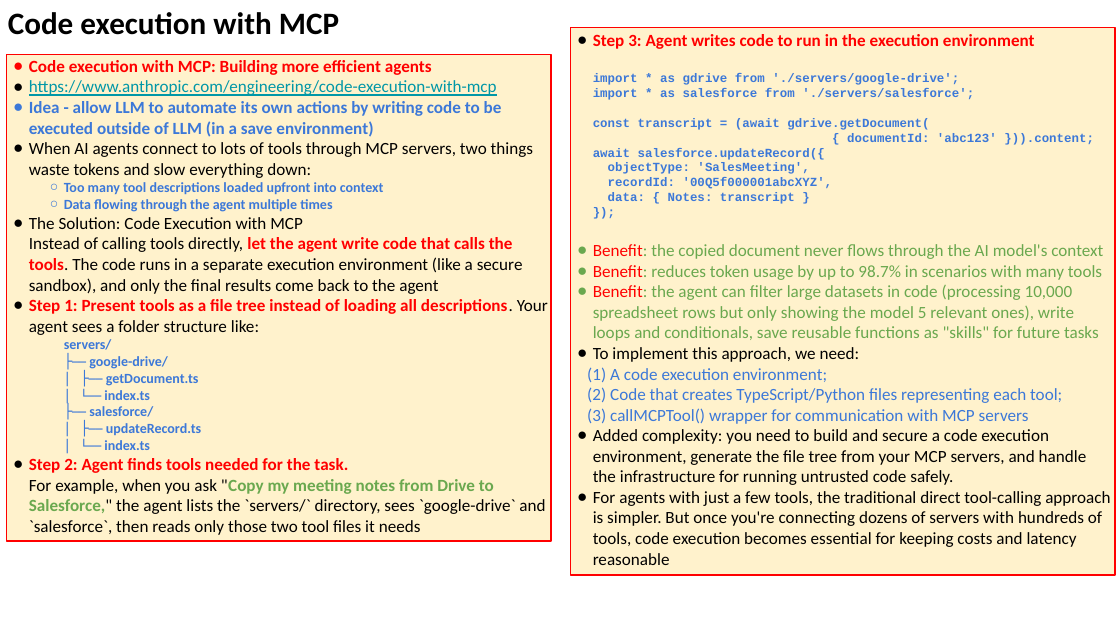
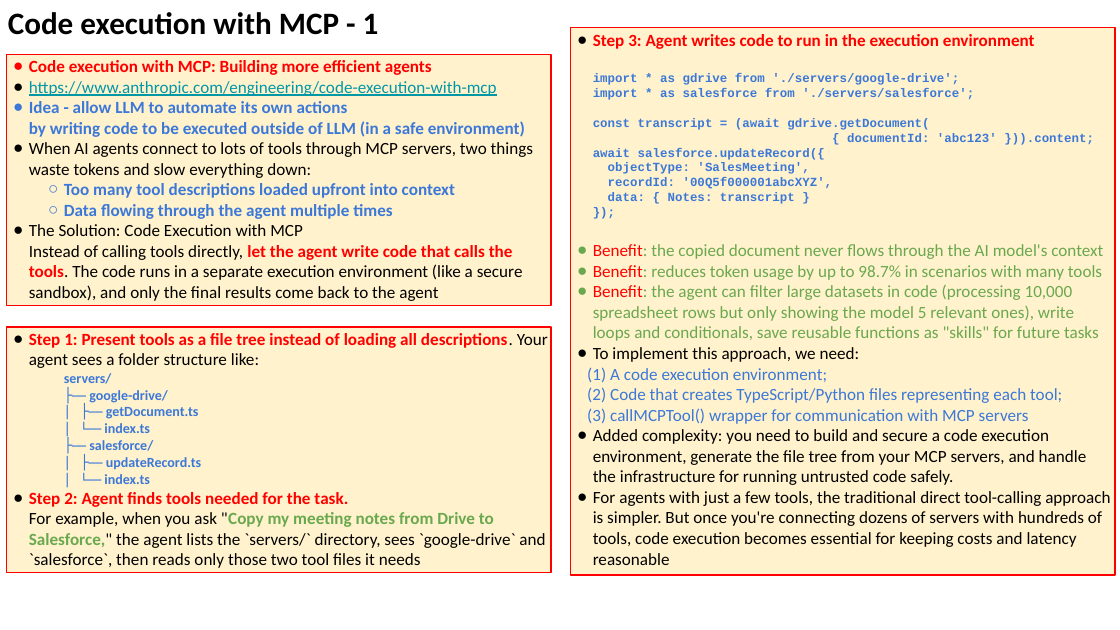
Before and after one commit to lselector/seminar, a slide deck: slide 4 of 2025/2025-11-14-AI-Updates.pptx. Drawn at 1120x630 pixels with LibreOffice and Linux fonts; fonts in the diff are those of the drawing. Boxes give left, top, right and bottom in pixels: in the first picture for what was removed or moved away, otherwise in the second. Text is boxed around its words. In the diff, an @@ line names an element or a change of style, - is before the commit and + after.

```diff
--- a/2025/2025-11-14-AI-Updates.pptx
+++ b/2025/2025-11-14-AI-Updates.pptx
@@ text at [8, 12, 379, 35]: text changed @@
-Code execution with MCP
+Code execution with MCP - 1
@@ rectangle "Code execution with MCP: Building ...": place and size @@
-rectangle "Code execution with MCP: Building ..." at [7, 54, 551, 541]
+rectangle "Code execution with MCP: Building ..." at [7, 54, 551, 305]
@@ text in rectangle at [29, 101, 525, 137]: text changed @@
-● Idea - allow LLM to automate its own actions by writing code to be executed outside of LLM (in a save environment)
+● Idea - allow LLM to automate its own actions
+  by writing code to be executed outside of LLM (in a safe environment)
@@ text in rectangle at [64, 183, 455, 219]: size 9 to 11 pt in "Too many tool descriptions loaded upfront into ...", "Data flowing through the agent multiple times"; indent changed @@
@@ text in rectangle at [29, 299, 548, 535]: paragraphs removed @@
-● Step 1: Present tools as a file tree instead of loading all descriptions. Your agent sees a folder structure like:
-servers/
-├── google-drive/
-│ ├── getDocument.ts
-│ └── index.ts
-├── salesforce/
-│ ├── updateRecord.ts
-│ └── index.ts
-● Step 2: Agent finds tools needed for the task.
-  For example, when you ask "Copy my meeting notes from Drive to Salesforce," the agent lists the `servers/` directory, sees `google-drive` and `salesforce`, then reads only those two tool files it needs
@@ rectangle added at [7, 327, 551, 572], fill #FFF2CC, outline #FF0000 0.75 pt, 11 pt, text #000000, bold @@
+● Step 1: Present tools as a file tree instead of loading all descriptions. Your agent sees a folder structure like:
+servers/
+├── google-drive/
+│ ├── getDocument.ts
+│ └── index.ts
+├── salesforce/
+│ ├── updateRecord.ts
+│ └── index.ts
+● Step 2: Agent finds tools needed for the task.
+  For example, when you ask "Copy my meeting notes from Drive to Salesforce," the agent lists the `servers/` directory, sees `google-drive` and `salesforce`, then reads only those two tool files it needs
```
Also in this commit, not shown: 3 other slides changed.
